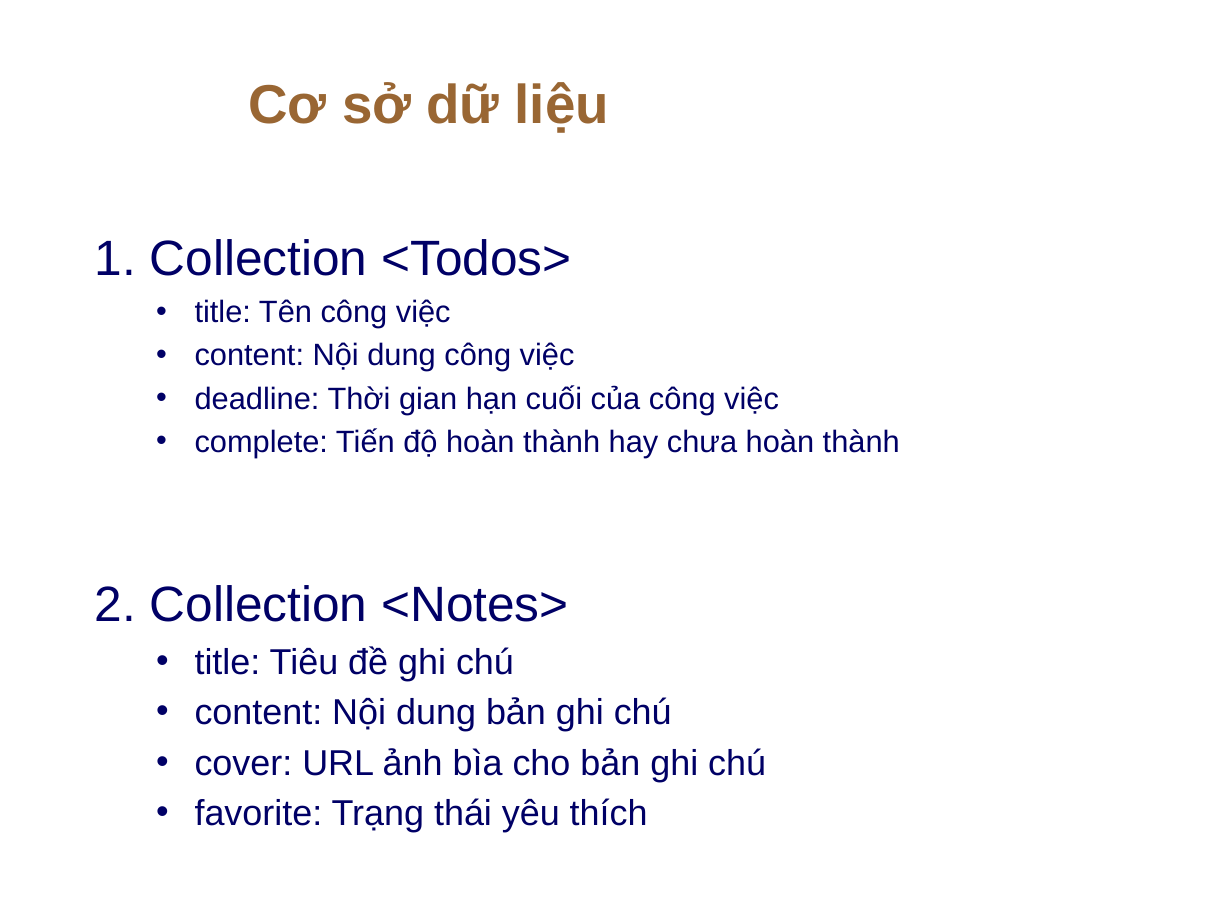
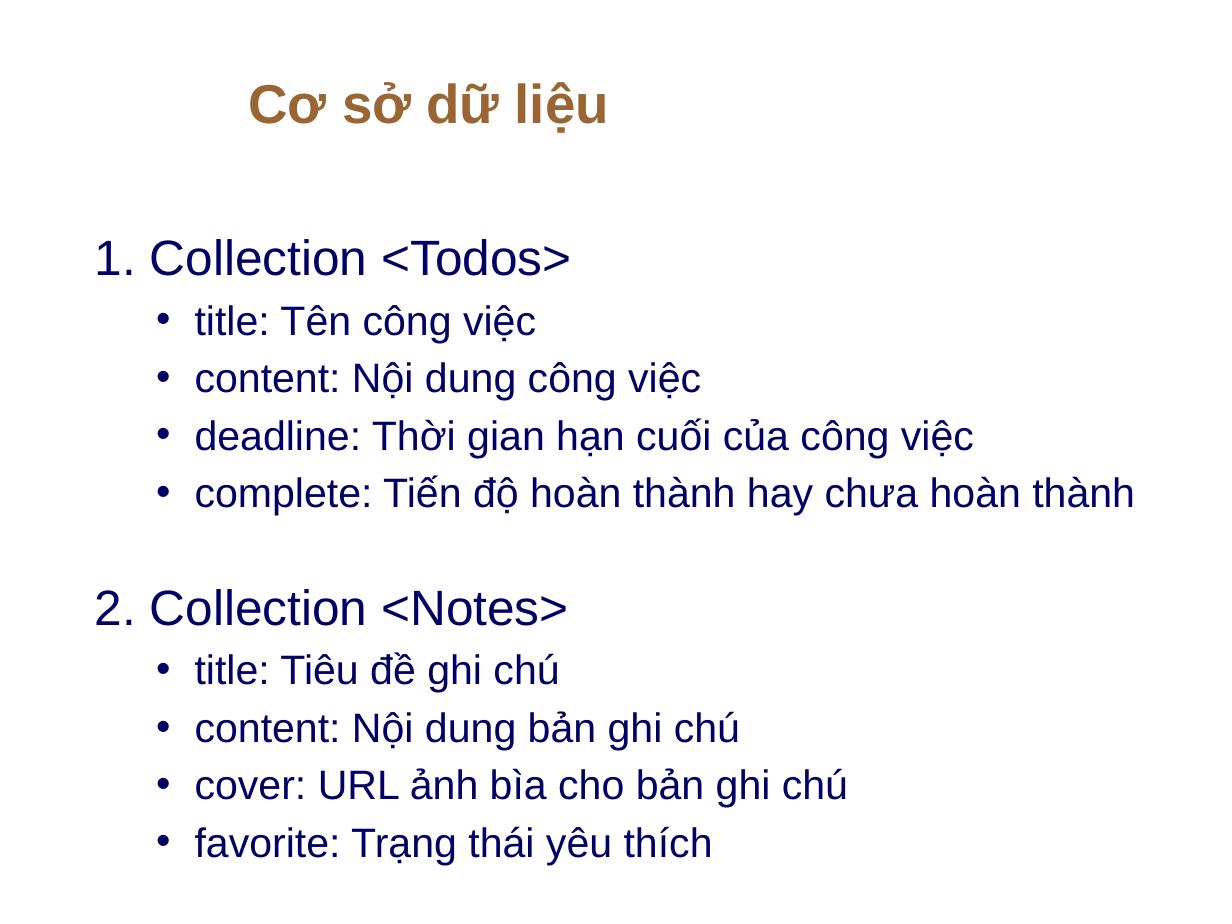
Before and after one commit to vphatt/CT449-Project, a slide deck: slide 3 of B1910276_Duong_Viet_Phat.pptx. Drawn at 1232x924 pixels with LibreOffice and Linux fonts; fonts in the diff are those of the drawing; background and template pictures are left out. Boxes give left, top, right and bottom in pixels: in the first picture for what was removed or moved away, otherwise in the second. Text is boxed around its words. In the diff, an @@ line names an element or a change of style, - is before the commit and + after.

Commit message:
Ung dung quan ly cong viec va ghi chu

```diff
--- a/B1910276_Duong_Viet_Phat.pptx
+++ b/B1910276_Duong_Viet_Phat.pptx
@@ text at box(195, 305, 1135, 865): size 18 to 24 pt in "title: Tên công việc", "content: Nội dung công việc", "deadline: Thời gian hạn cuối của công ...", "complete: Tiến độ hoàn thành hay chưa ..."; size 21 to 24 pt in "title: Tiêu đề ghi chú", "content: Nội dung bản ghi chú", "cover: URL ảnh bìa cho bản ghi ...", "favorite: Trạng thái yêu thích"; more space between paragraphs @@
```
Also in this commit, not shown: 1 other slide changed.
